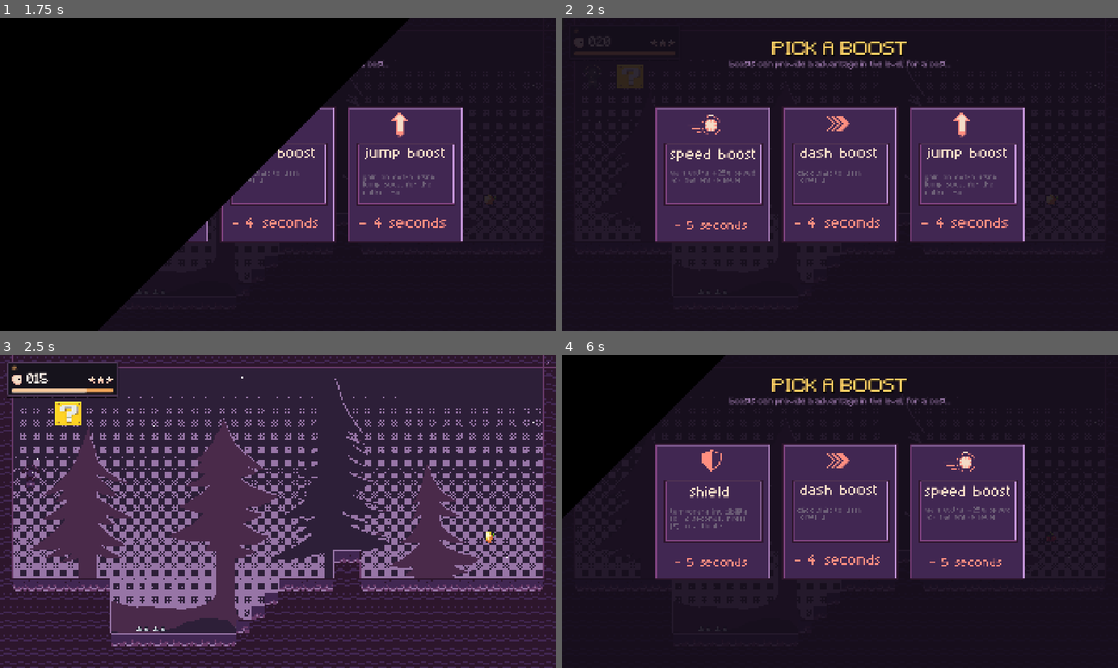
Above: before the commit, frames 1-4 (two rows, left to right).
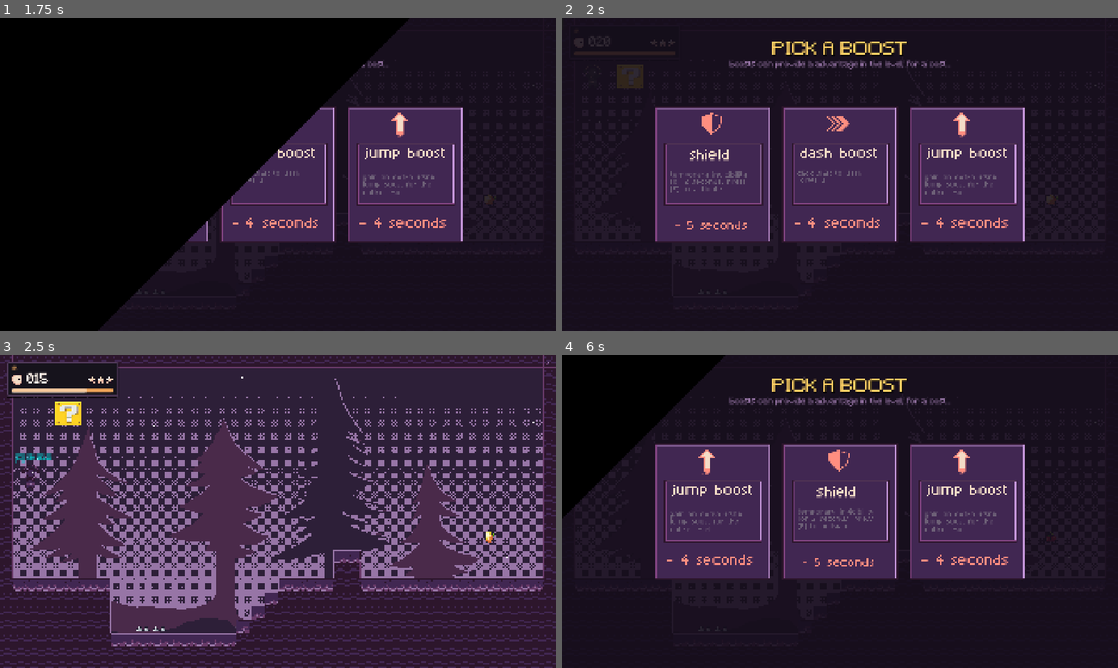
Above: after the commit, the same moments.

Repository: SmoothAsphaltRoads/thirdspacegame
Game: Godot game, scene res://scenes/main_menu.tscn
The game is run twice, just before and just after one commit, with the same random seed, the same clock (stepped at 60 frames per second) and the same inputs.
Inputs (mouse positions are in pixels of both pictures, inside the frame that each line leads up to):
- Up to frame 1 (1.75 s): click "Start Game" at 0.5 s; click "Start Game" at 1.25 s
- Up to frame 2 (2 s): no input
- Up to frame 3 (2.5 s): click (150, 511) at 2 s
- Up to frame 4 (6 s): tap Enter (ui_accept) at 2.75 s; move the mouse to (962, 495) at 2.77 s; hold Shift 2.78-3.53 s; hold D (right) 2.78-4.28 s; click (962, 495) at 2.92 s; tap W (jump) at 3.02, 3.05, 3.32, 3.6, 3.77, 4.07, 5.27, 5.57 s; move the mouse to (728, 527) at 3.52 s; tap Shift at 3.8, 5.1 s; move the mouse to (895, 442) at 4.27 s; hold A (left) 4.28-5.03 s; hold W (jump) 4.28-5.03 s; tap N (next) at 4.35 s; move the mouse to (812, 574) at 5.02 s; hold D (right) 5.03-5.75 s; click (812, 574) at 5.17 s; click (840, 511) at 5.75 s

Frame 1 is identical in both runs. In frame 2, 0.8% of the frame differs, in the area x 19-36%, y 30-60%; in frame 3, 0.1%; in frame 4, 2.7%, in the area x 18-82%, y 30-68%.

Commit message:
fixed the boost menu for real now trust me

Diff:
--- a/boost_menu.gd
+++ b/boost_menu.gd
@@ -16,10 +16,10 @@
 		"cost" :3.0,
 		"card": preload("res://assets/ui/powerup-featherfalling.png")
 	},
-	#"double_jump":{
-	#	"cost" = 6.0,
-	#	"card" = preload("res://assets/ui/springpixart.webp")
-	#},
+	"double_jump":{
+		"cost" = 6.0,
+		"card" = preload("res://assets/ui/powerup-jump.png")
+	},
 	"dash":{
 		"cost" = 5.0,
 		"card" =preload("res://assets/ui/powerup-dash.png")
--- a/scripts/player.gd
+++ b/scripts/player.gd
@@ -24,6 +24,13 @@
 var JUMP_MULTIPLIER := 1.0
 var has_shield := false
 var shield_active := false
+var can_double_jump := false
+var can_dash := false
+var can_glide := false
+var air_jumps := 0
+var dash_ready := false
+var dash_timer :=0.0
+var facing := 1.0
 var speed_multiplier: float:
 	get:
 		return SPEED_MULTIPLIER
@@ -54,6 +61,9 @@
 		COYOTE_TIMER -= delta
 	else:
 		COYOTE_TIMER = COYOTE_TIME
+		air_jumps = 1 if can_double_jump else 0
+		if can_dash:
+			dash_ready = true
 
 	if Input.is_action_just_pressed("jump"):
 		JUMP_BUFFER_TIMER = JUMP_BUFFER_TIME
@@ -74,9 +84,24 @@
 			animated_sprite_2d.scale = Vector2(0.75, 1.3)
 	if Input.is_action_just_released("jump") and velocity.y < 0:
 		velocity.y = max(velocity.y * CUT_MULTIPLIER, MIN_JUMP_HEIGHT)
+	if Input.is_action_just_pressed("jump") and not is_on_floor() and air_jumps>0 and COYOTE_TIMER<=0.0:
+		air_jumps -=1
+		velocity.y = -750.0*JUMP_MULTIPLIER
+		jump_sound.play()
+
+	if can_glide and not is_on_floor() and velocity.y > 0.0 and Input.is_action_pressed("jump"):
+		velocity.y = minf(velocity.y, 140.0)
+
 
 	var direction := Input.get_axis("left", "right")
-
+	if direction!=0.0:
+		facing = signf(direction)
+	if can_dash and dash_ready and (Input.is_key_pressed(KEY_SHIFT)) :
+		dash_ready = false
+		dash_timer = 0.16
+	if dash_timer >0.0:
+		dash_timer -=delta
+		velocity = Vector2(facing*950.0, 0.0)
 	if direction != 0.0:
 		if absf(velocity.x) < BASE_SPEED:
 			velocity.x = direction * BASE_SPEED
@@ -120,7 +145,18 @@
 		if collider.is_in_group("enemies"):
 			die()
 			return
-
+func apply_upgrade(id:String) -> void:
+	match id:
+		"speed":speed_multiplier=1.25
+		"jump":jump_multiplier=1.3
+		"shield":grant_shield()
+		"glide": can_glide = true
+		"double_jump":
+			can_double_jump = true
+			air_jumps = 1
+		"dash":
+			can_dash = true
+			dash_ready = true
 func _check_object_collision() -> void:
 	var overlapping = goal_detector.get_overlapping_areas()
 	for area in overlapping:
